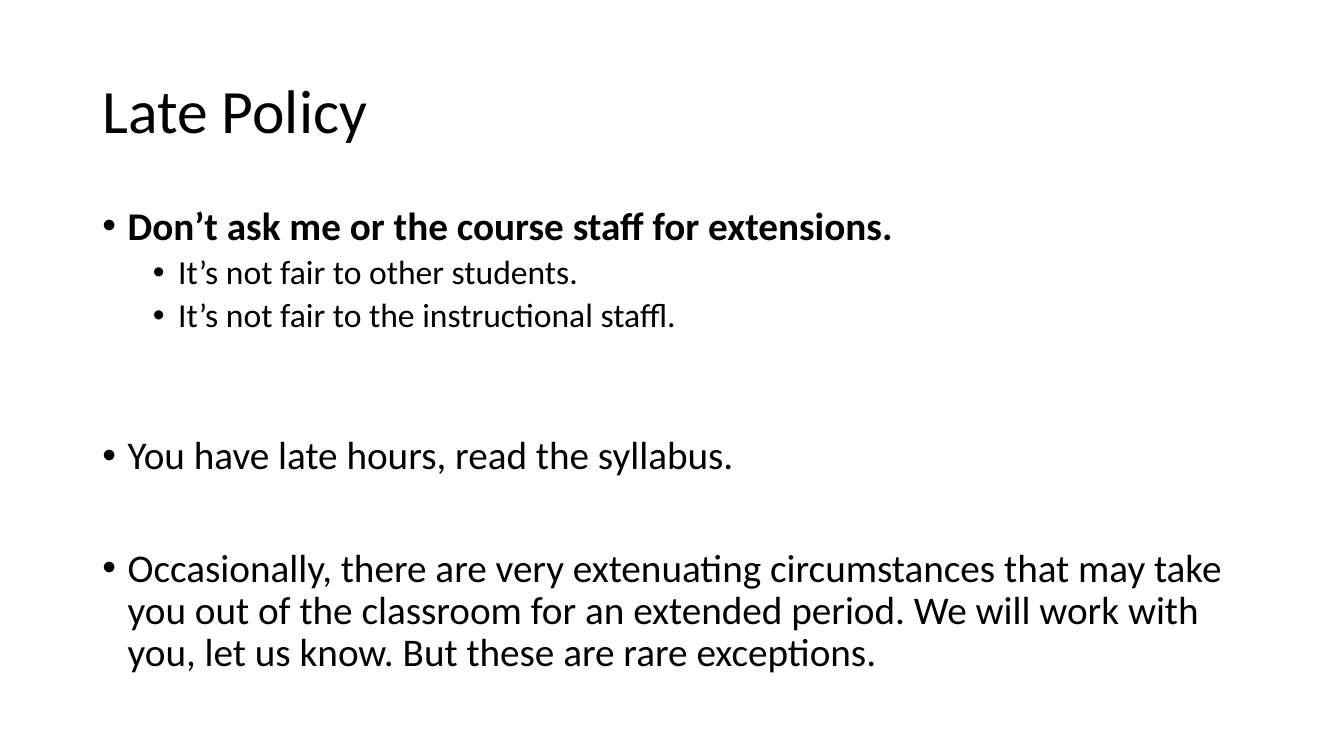
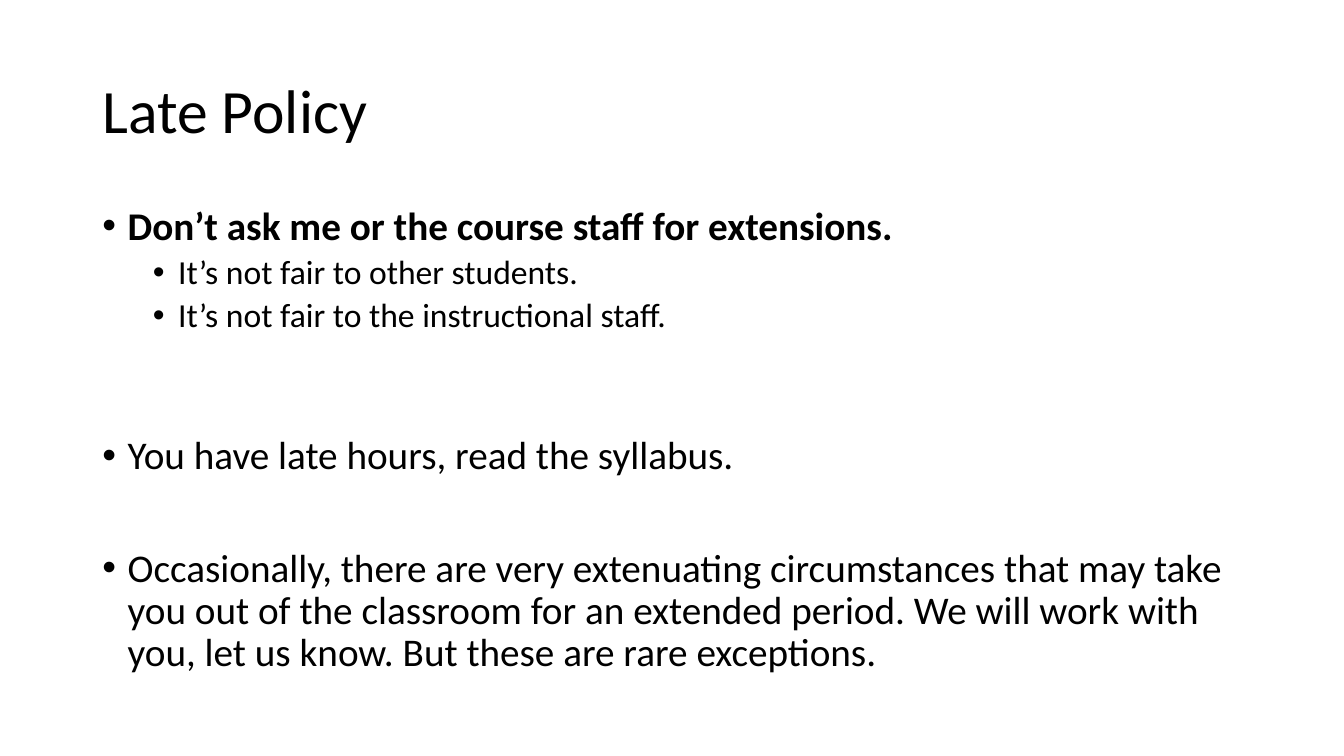
Before and after one commit to noise-lab/ml-systems, a slide deck: slide 18 of docs/slides/01-intro.pptx (slide 19 before the commit). Drawn at 1344x756 pixels with LibreOffice and Linux fonts; fonts in the diff are those of the drawing. Boxes give left, top, right and bottom in pixels: in the first picture for what was removed or moved away, otherwise in the second. Text is boxed around its words. In the diff, an @@ line names an element or a change of style, - is before the commit and + after.

```diff
--- a/docs/slides/01-intro.pptx
+++ b/docs/slides/01-intro.pptx
@@ text at (178,303,666,328): text changed @@
-  • It’s not fair to the instructional staffl.
+  • It’s not fair to the instructional staff.
```
Also in this commit, not shown: 3 other slides changed, 1 slide removed.
